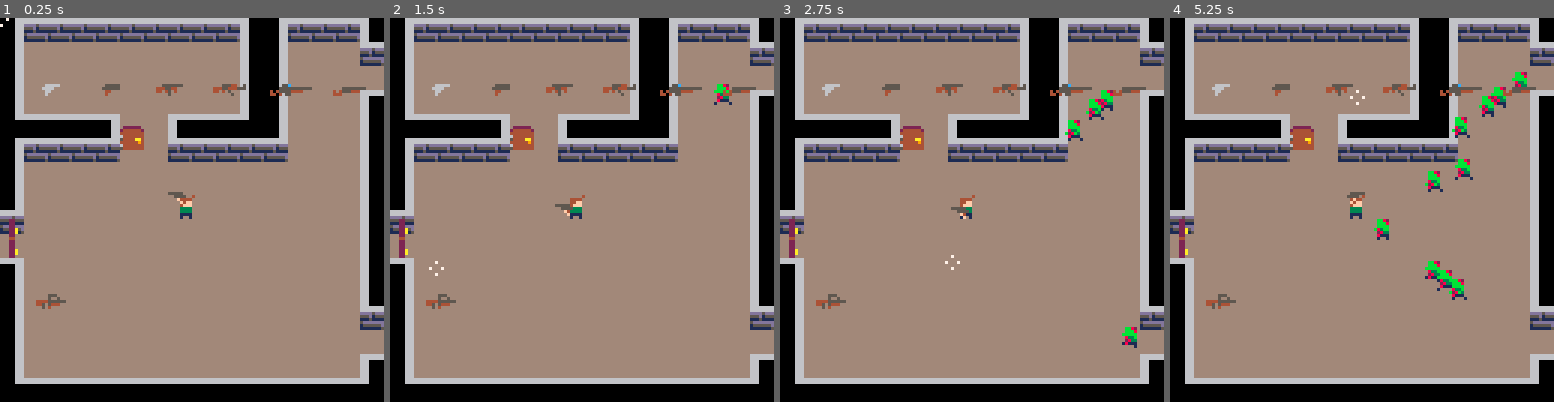
Above: before the commit, frames 1-4 (left to right).
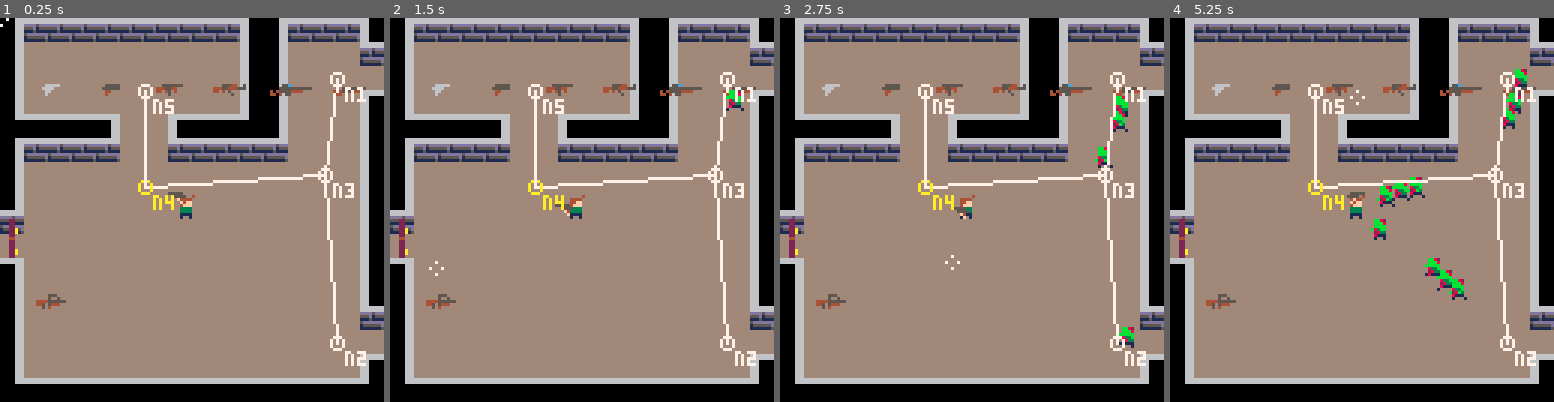
Above: after the commit, the same moments.

Repository: gab1tod/picofier
Game: PICO-8 cartridge survival/survival_3.p8
The game is run twice, just before and just after one commit, with the same random seed, the same clock (stepped at 60 frames per second) and the same inputs.
Inputs (mouse positions are in pixels of both pictures, inside the frame that each line leads up to):
- Up to frame 1 (0.25 s): no input
- Up to frame 2 (1.5 s): click (670, 121) at 0.67 s; tap O (Z key) at 0.7 s; click (436, 267) at 1.22 s
- Up to frame 3 (2.75 s): hold Right 1.6-2.1 s; tap O (Z key) at 1.7, 2.1, 2.5 s; click (887, 114) at 1.77 s; hold Up 2.15-2.42 s; click (952, 259) at 2.32 s; hold Right from 2.47 s (still down)
- Up to frame 4 (5.25 s): click (1404, 106) at 2.87 s; tap O (Z key) every 0.4 s from 2.9 to 4.9 s; release Right at 3.03 s; hold Left 3.08-3.58 s; click (1465, 256) at 3.42 s; hold Down 3.63-3.97 s; click (1231, 102) at 3.97 s; hold Right 4.02-4.68 s; click (1292, 248) at 4.52 s; hold Up 4.73-5.03 s; click (1354, 94) at 5.07 s; hold Left from 5.08 s (still down)

The runs differ from the first frame. In frame 1, 2.4% of the frame differs, in the area x 31-96%, y 14-91%; in frame 2, 2.6%; in frame 3, 3.4%; in frame 4, 4.3%, in the area x 31-96%, y 13-91%.

Commit message:
add zomnbie pathfinding

Diff:
--- a/survival/src/main.lua
+++ b/survival/src/main.lua
@@ -17,9 +17,23 @@
 	add(entities, GunItem:new{x = 110, gun = Shotgun})
 	add(entities, GunItem:new{y = 90, gun = Bullpup})
 
+	local n1, n2, n3, n4, n5	--pathfinding nodes
+	n1 = PFNode:new{name = 'n1', x = 14, y = 2.5}
+	n2 = PFNode:new{name = 'n2', x = 14, y = 13.5}
+	n3 = PFNode:new{name = 'n3', x = 13.5, y = 6.5}
+	n4 = PFNode:new{name = 'n4', x = 6, y = 7}
+	n5 = PFNode:new{name = 'n5', x = 6, y = 3}
+	add(n1.links, n3) add(n3.links, n1)
+	add(n2.links, n3) add(n3.links, n2)
+	add(n3.links, n4) add(n4.links, n3)
+	add(n4.links, n5) add(n5.links, n4)
+
 	Player.x = 60
 	Player.y = 60
 	add(entities, Player)
+
+	--Log
+	printh('\n\n\n')
 end
 
 function _update60()
@@ -68,5 +82,13 @@
 
 	draw_entities()
 
+	for node in all(pfNodes) do
+		for link in all(node.links) do
+			line(node.x, node.y, link.x, link.y, 7)
+		end
+		circ(node.x, node.y, 2, node == Player.closestPFNode and 10 or 7)
+		print(node.name, node.x + 3, node.y + 3, node == Player.closestPFNode and 10 or 7)
+	end
+
 	spr(6, mouseX - 3, mouseY - 3)	--mousr cursor
 end
--- a/survival/src/object.lua
+++ b/survival/src/object.lua
@@ -18,6 +18,11 @@
 	draw = function(_ENV) end,
 	collide = function(_ENV, other)	--collision test
 		return ex >= other.x and x <= other.ex and ey >= other.y and y <= other.ey
+	end,
+	inView = function(_ENV, tx, ty)	--in view of the object
+		local dx, dy = tx - x, ty - y
+		local d = dist(dx, dy) - 4
+		return not (raycast(x, y, dx, dy, d) or raycast(ex, y, dx, dy, d) or raycast(x, ey, dx, dy, d) or raycast(ex, ey, dx, dy, d))
 	end
 }
 
@@ -27,6 +32,7 @@
 	v = 0,	--linear velocity
 	speed = 0.45,
 	moving = false, flipped = false,
+	pclosestPFNode = nil, closestPFNode = nil,	--closest and previous closest pathfinding node
 	update = function(_ENV)
 		x += vx
 		y += vy
@@ -50,6 +56,12 @@
 				y -= vy
 				Object.update(_ENV)
 			end
+		end
+
+		pclosestPFNode = closestPFNode
+		closestPFNode = nil
+		for node in all(pfNodes) do
+			if (not closestPFNode or dist(closestPFNode.x, closestPFNode.y, cx, cy) > dist(node.x, node.y, cx, cy)) closestPFNode = node
 		end
 	end,
 	collideWithWall = function(_ENV)
--- a/survival/src/zombie.lua
+++ b/survival/src/zombie.lua
@@ -6,6 +6,8 @@
 	sprite = 16,
 	hp = 100,	--health points
 	_hitTs = 0,	--hit timestamp
+	pfMode = false,	--pathfinding mode
+	targetPFNode = nil,	--target pathfinding node
 	new = function(_ENV, body)
 		local res = class.new(_ENV, body)
 			res.speed = 0.25 + rnd(0.15)
@@ -17,7 +19,33 @@
 			return
 		end
 
-		local dx, dy = Player.x - x, Player.y - y
+		pfMode = not _ENV:inView(Player.cx, Player.cy)
+
+		local dx, dy
+		if (pfMode) then
+			if (closestPFNode and Player.closestPFNode) then
+				printh('find path from '..closestPFNode.name..' to '..Player.closestPFNode.name)
+				local journey = closestPFNode:findPath(Player.pclosestPFNode)
+				targetPFNode = journey[1]
+				for targ in all(journey) do
+					local obstructed = not _ENV:inView(targ.x, targ.y)
+
+					printh(targ.name..(obstructed and ' obstructed' or ' visible'))
+
+					if (obstructed) break
+					targetPFNode = targ
+				end
+				printh('')
+			end
+			if (targetPFNode) then
+				dx, dy = targetPFNode.x - cx, targetPFNode.y - cy
+			else
+				dx, dy = 0, 0
+			end
+		else
+			targetPFNode = nil
+			dx, dy = Player.x - x, Player.y - y
+		end
 		local d = sqrt(dx^2 + dy^2)
 		if (d > 0) then
 			dx /= d
@@ -28,6 +56,7 @@
 		a = atan2(dx, dy)
 		vx = dx * speed
 		vy = dy * speed
+
 
 		Entity.update(_ENV)
 
@@ -55,3 +84,53 @@
 		pal(0)
 	end
 }
+
+--Pathfinding node
+pfNodes = {}
+
+PFNode = class:new{
+	name = '[PFNode]',
+	x = 0, y = 0,	--position
+	--links = {},
+	new = function(_ENV, body)
+		local res = class.new(_ENV, body)
+
+		res.x *= 8
+		res.y *= 8
+		res.links = res.links or {}
+		add(pfNodes, res)
+
+		return res
+	end,
+	findPath = function(_ENV, target, journey)
+		journey = journey or {}
+		add(journey, _ENV)
+		printh(_ENV.name..' ->')
+
+		if (_ENV == target) return journey
+
+		for link in all(links) do
+			local seen = false
+			for n in all(journey) do
+				if (n == link) then
+					seen = true
+					break
+				end
+			end
+
+			if (not seen) then
+				local pjourney = {unpack(journey)}
+				local path = link:findPath(target, journey)
+				if (path) then
+					printh('-> Finish')
+					return path
+				else
+					journey = pjourney
+					printh('-> X\n')
+				end
+			end
+		end
+
+		return nil
+	end
+}
--- a/survival/survival_3.p8
+++ b/survival/survival_3.p8
@@ -181,8 +181,8 @@
 2124242424242424242422212424242020000000000000000000000000000000000000000000000000000000000000000000000000000000000000000000000000000000000000000000000000000000000000000000000000000000000000000000000000000000000000000000000000000000000000000000000000000000
 2124242424242424242422212424242410000000000000000000000000000000000000000000000000000000000000000000000000000000000000000000000000000000000000000000000000000000000000000000000000000000000000000000000000000000000000000000000000000000000000000000000000000000
 2124242424242424242422212424242330000000000000000000000000000000000000000000000000000000000000000000000000000000000000000000000000000000000000000000000000000000000000000000000000000000000000000000000000000000000000000000000000000000000000000000000000000000
-3130303033252423303032212424242200000000000000000000000000000000000000000000000000000000000000000000000000000000000000000000000000000000000000000000000000000000000000000000000000000000000000000000000000000000000000000000000000000000000000000000000000000000
-2120202020352420202020202424242200000000000000000000000000000000000000000000000000000000000000000000000000000000000000000000000000000000000000000000000000000000000000000000000000000000000000000000000000000000000000000000000000000000000000000000000000000000
+3130303033242423303032212424242200000000000000000000000000000000000000000000000000000000000000000000000000000000000000000000000000000000000000000000000000000000000000000000000000000000000000000000000000000000000000000000000000000000000000000000000000000000
+2120202020242420202020202424242200000000000000000000000000000000000000000000000000000000000000000000000000000000000000000000000000000000000000000000000000000000000000000000000000000000000000000000000000000000000000000000000000000000000000000000000000000000
 2124242424242424242424242424242200000000000000000000000000000000000000000000000000000000000000000000000000000000000000000000000000000000000000000000000000000000000000000000000000000000000000000000000000000000000000000000000000000000000000000000000000000000
 2124242424242424242424242424242200000000000000000000000000000000000000000000000000000000000000000000000000000000000000000000000000000000000000000000000000000000000000000000000000000000000000000000000000000000000000000000000000000000000000000000000000000000
 2724242424242424242424242424242200000000000000000000000000000000000000000000000000000000000000000000000000000000000000000000000000000000000000000000000000000000000000000000000000000000000000000000000000000000000000000000000000000000000000000000000000000000
Not shown, added: survival/README.md
